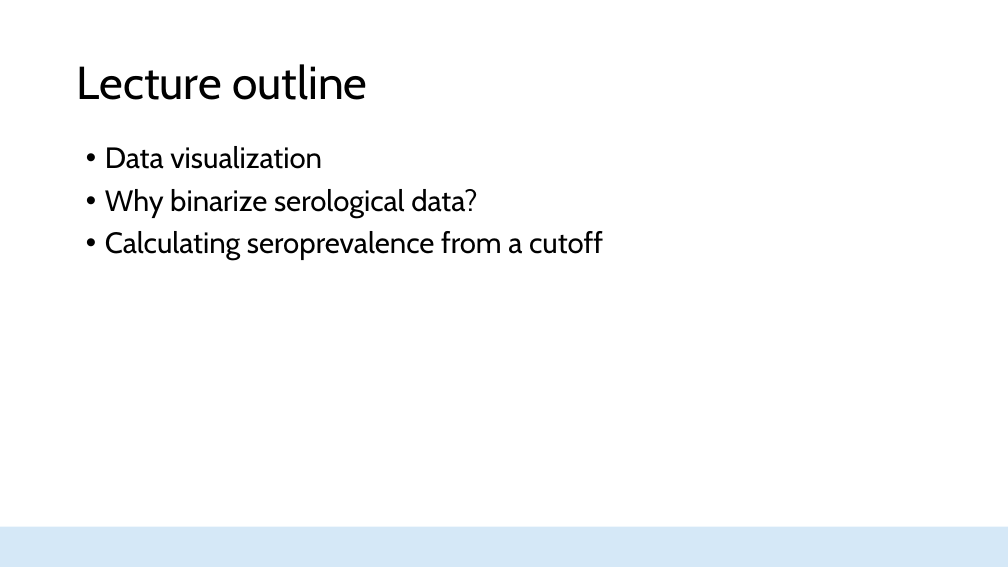
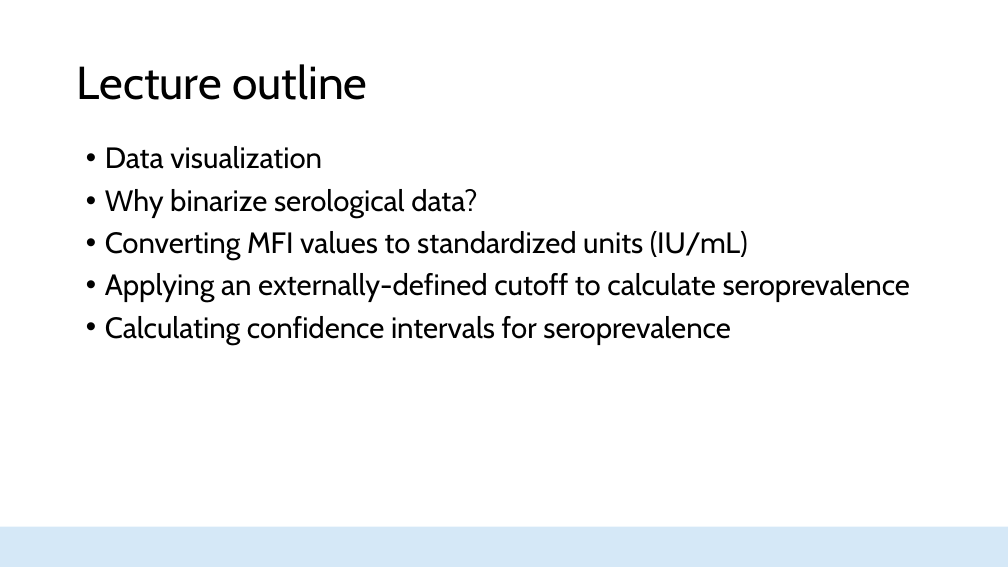
Before and after one commit to HopkinsIDD/seroanalytics_workshop, a slide deck: slide 2 of Part 4/Lecture 4.pptx. Drawn at 1008x567 pixels with LibreOffice and Linux fonts; fonts in the diff are those of the drawing; background and template pictures are left out. Boxes give left, top, right and bottom in pixels: in the first picture for what was removed or moved away, otherwise in the second. Text is boxed around its words. In the diff, an @@ line names an element or a change of style, - is before the commit and + after.

```diff
--- a/Part 4/Lecture 4.pptx
+++ b/Part 4/Lecture 4.pptx
@@ text at (105,231,910,345): text changed @@
-• Calculating seroprevalence from a cutoff
+• Converting MFI values to standardized units (IU/mL)
+• Applying an externally-defined cutoff to calculate seroprevalence
+• Calculating confidence intervals for seroprevalence
```
Also in this commit, not shown: 4 other slides changed, 5 other files.
